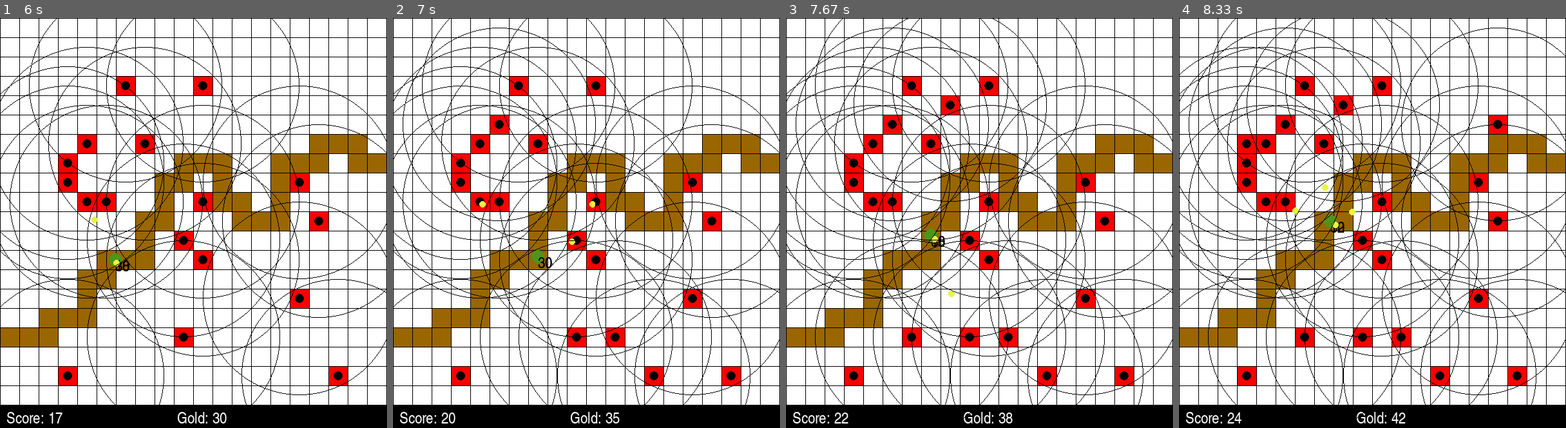
Above: before the commit, frames 1-4 (left to right).
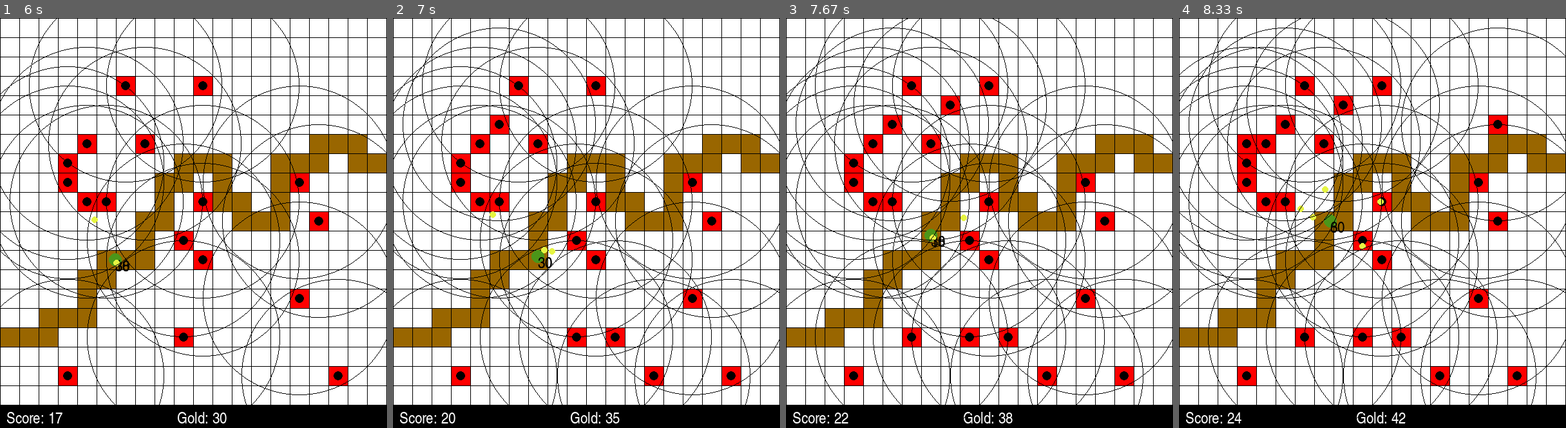
Above: after the commit, the same moments.

Repository: RMHendriks/TowerDefensePygame
Game: pygame game, started from towerdefense.py
Same seed, same stepped clock (60 frames per second), same inputs: the game is played once before the commit and once after it.
Inputs (mouse positions are in pixels of both pictures, inside the frame that each line leads up to):
- Up to frame 1 (6 s): click (178, 247) at 0.38 s; click (197, 255) at 0.72 s; click (73, 165) at 1.05 s; click (336, 374) at 1.38 s; click (201, 87) at 1.72 s; click (174, 337) at 2.05 s; click (294, 292) at 2.38 s; click (139, 141) at 2.72 s; click (294, 190) at 3.05 s; click (313, 218) at 3.38 s; click (69, 173) at 3.72 s; click (81, 145) at 4.05 s; click (208, 210) at 4.38 s; click (81, 202) at 4.72 s; click (108, 194) at 5.05 s; click (73, 382) at 5.38 s; click (131, 91) at 5.72 s
- Up to frame 2 (7 s): click (609, 346) at 6.05 s; click (493, 116) at 6.38 s; click (656, 366) at 6.72 s
- Up to frame 3 (7.67 s): click (956, 100) at 7.05 s; click (905, 329) at 7.38 s
- Up to frame 4 (8.33 s): click (1244, 141) at 7.72 s; click (1496, 132) at 8.05 s

Frame 1 is identical in both runs. In frame 2, 0.1% of the frame differs, in the area x 22-53%, y 44-58%; in frame 3, less than 0.1%; in frame 4, 0.2%, in the area x 29-53%, y 40-57%.

Commit message:
Fixed tower targeting

Diff:
--- a/enemy.py
+++ b/enemy.py
@@ -11,7 +11,7 @@
     def __init__(self, road: list[Vector2], cell_size: int) -> None:
 
         self.road = road
-        self.position = Vector2(road[0].x - cell_size / 2, road[0].y)
+        self.position = Vector2(road[0].x - (cell_size / 2), road[0].y)
         self.radius = cell_size // 3
         self.color = GREEN
         self.waypoint = 0
--- a/tower.py
+++ b/tower.py
@@ -37,9 +37,8 @@
            self.shooting_cooldown and self.select_target())
            and isinstance(self.target, Enemy)):
 
-            if self.target.get_projected_damage() > 0:
-                self.cooldown_timer = pygame.time.get_ticks()
-                return True
+            self.cooldown_timer = pygame.time.get_ticks()
+            return True
 
         return False
 
@@ -51,16 +50,14 @@
     def select_target(self) -> bool:
         """ Selects are target within range and returns True if an enemy. """
 
-        # TODO make sure the tower searches for a new target if
-        # predicted_health <= 0 but the current target is still alive
-
         # check if the target has been removed from the list
         # and change target to None
         if self.target not in self.enemy_list:
             self.target = None
 
         # keep the same target if the target is still in range
-        if self.target is not None:
+        # and not projected to die
+        if self.target is not None and self.target.get_projected_damage() > 0:
             if self.distance_to_target(self.target) <= self.range:
                 return True
 
@@ -68,8 +65,10 @@
         target = None
 
         # select the target closest to the tower
+        # and target is not projected to die
         for enemy in self.enemy_list:
-            if self.distance_to_target(enemy) < shortest_distance:
+            if (self.distance_to_target(enemy) < shortest_distance
+               and enemy.get_projected_damage() > 0):
                 target = enemy
 
         self.target = target
--- a/towerdefense.py
+++ b/towerdefense.py
@@ -75,7 +75,7 @@
 
             if event.type == pygame.MOUSEBUTTONDOWN and event.button == 1:
                 if buy_tower(grid, tower_list, enemy_list):
-                        player.increment_score(1)
+                    player.increment_score(1)
 
         player.increment_coins(0.1 * game_speed)
 
